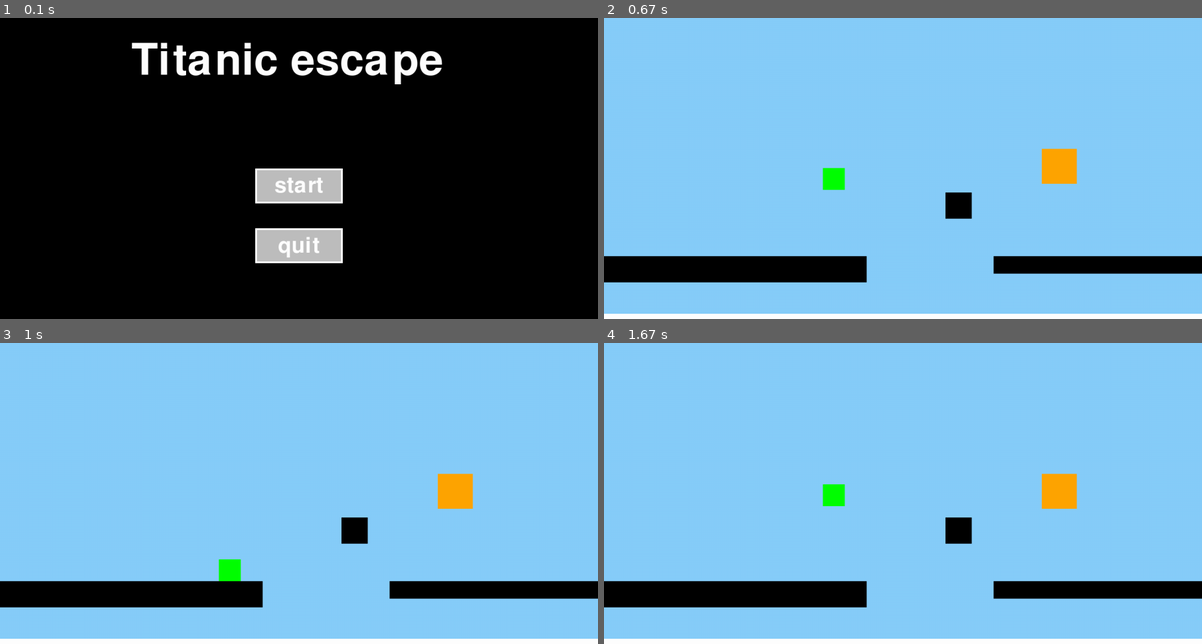
Above: before the commit, frames 1-4 (two rows, left to right).
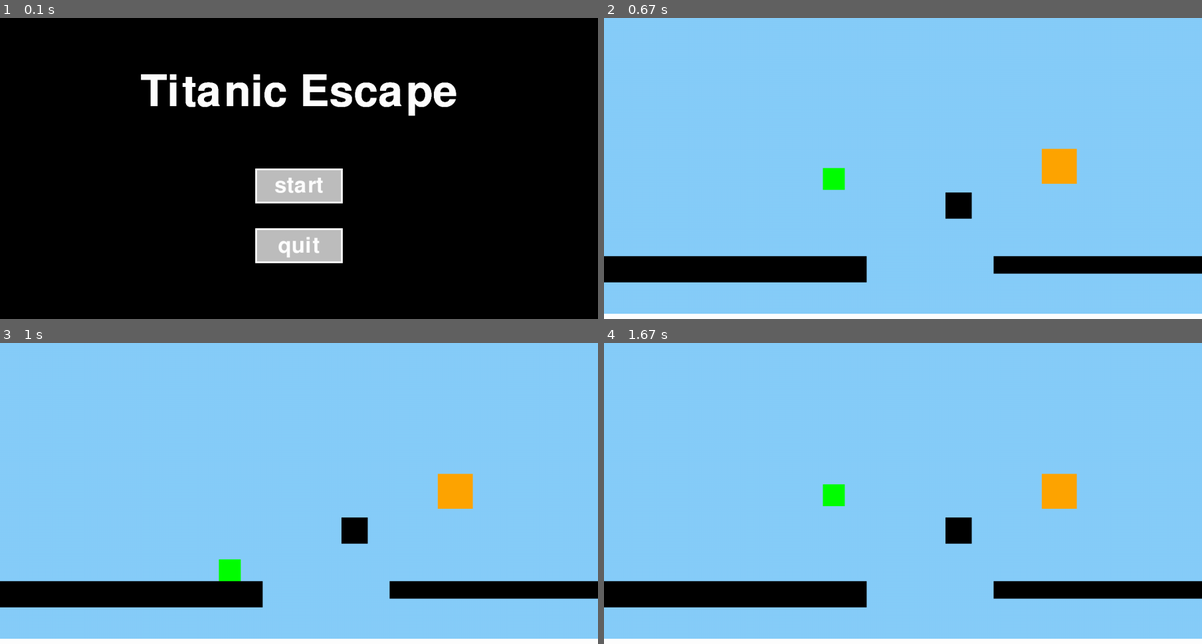
Above: after the commit, the same moments.

Repository: cast-hen/titanic_escape
Game: pygame game, started from main.py
Two runs of this game, one before a commit and one after it. Both use one fixed random seed, a clock stepped at 60 frames per second and the inputs below.
Inputs (mouse positions are in pixels of both pictures, inside the frame that each line leads up to):
- Up to frame 1 (0.1 s): no input
- Up to frame 2 (0.67 s): click "start" at 0.38 s
- Up to frame 3 (1 s): tap Enter at 0.67 s
- Up to frame 4 (1.67 s): hold W from 1.5 s (still down); move the mouse to (962, 559) at 1.53 s

The runs differ from the first frame. In frame 1, 5.1% of the frame differs, in the area x 22-77%, y 8-33%; in frame 2, nothing differs; in frame 3, nothing differs; in frame 4, nothing differs.

Commit message:
def menu

Diff:
--- a/common.py
+++ b/common.py
@@ -49,14 +49,11 @@
 
 def menu():
     screen.fill('black')
-    font = pygame.font.Font("freesansbold.ttf", 100)
-    text = font.render("Titanic escape", True, (255, 255, 255))
-
     mouseDown = False
     buttonBegin = button((WIDTH / 2 - 100), (HEIGHT / 2), 200, 80, 'grey', 'darkgrey', "start", 'white', 50, 'white')
     buttonQuit = button((WIDTH / 2 - 100), (HEIGHT / 4 * 2.8), 200, 80, 'grey', 'darkgrey', "quit", 'white', 50,'white')
-    screen.blit(text, (300, 50))
     while True:
+        textPrint("Titanic Escape", 100, 'white', (WIDTH / 2, HEIGHT / 4))
         mouse = pygame.mouse.get_pos()
         mouseDown = False
         for event in pygame.event.get():
